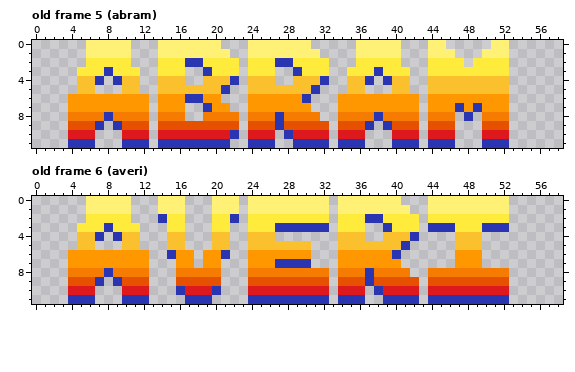
Edited in one commit: pixel-art file (assets/ui/names.aseprite). The first picture shows the starting point.
59x12 pixels, 7 frames. Shown: old frame 5 (abram), old frame 6 (averi). The commit also changed other frames, which this record leaves out.
After:
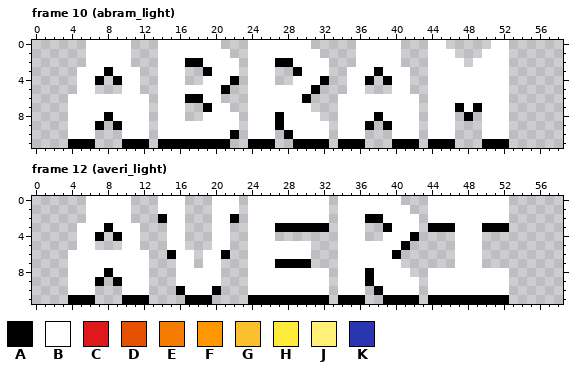
Palette (. is transparent): A #000000  B #ffffff  C #dd191d  D #e65100  E #f57c00  F #ff9800  G #fbc02d  H #ffeb3b  J #fff176  K #2a36b1
A new or re-ordered frame is compared with the old frame closest to it.
From old to new:
frames 7 -> 13
--- frame 10 (abram_light) is new; against old frame 5 (abram)
@@ x 0..58 @@
- 0 ......JJJJJ...JJJJJJJ...JJJJJJJ.....JJJJJ...JJ.....JJ......
- 1 ......JJJJJ...JJJJJJJJ..JJJJJJJJ....JJJJJ...JJJ...JJJ......
- 2 ......HHHHH...HHHKKHHHH.HHHKKHHHH...HHHHH...HHHH.HHHH......
- 3 .....HHHKHHH..HHH..KHHH.HHH..KHHH..HHHKHHH..HHHHHHHHH......
- 4 .....GGK.KGG..GGG..GGGK.GGG..GGGK..GGK.KGG..GGGGGGGGG......
- 5 .....GG...GG..GGGGGGGK..GGGGGGGK...GG...GG..GGGGGGGGG......
- 6 ....FFFFFFFFF.FFFKKFF...FFFFFFK...FFFFFFFFF.FFFFFFFFF......
- 7 ....FFFFFFFFF.FFF..KFF..FFFFFFF...FFFFFFFFF.FFFKFKFFF......
- 8 ....EEEEKEEEE.EEE..EEEE.EEEKEEEE..EEEEKEEEE.EEE.K.EEE......
- 9 ....DDDK.KDDD.DDDDDDDDD.DDDKDDDDD.DDDK.KDDD.DDD...DDD......
-10 ....CCC...CCC.CCCCCCCCK.CCC.KCCCC.CCC...CCC.CCC...CCC......
-11 ....KKK...KKK.KKKKKKKK..KKK..KKKK.KKK...KKK.KKK...KKK......
+ 0 ......BBBBB...BBBBBBB...BBBBBBB.....BBBBB...BB.....BB......
+ 1 ......BBBBB...BBBBBBBB..BBBBBBBB....BBBBB...BBB...BBB......
+ 2 ......BBBBB...BBBAABBBB.BBBAABBBB...BBBBB...BBBB.BBBB......
+ 3 .....BBBABBB..BBB..ABBB.BBB..ABBB..BBBABBB..BBBBBBBBB......
+ 4 .....BBA.ABB..BBB..BBBA.BBB..BBBA..BBA.ABB..BBBBBBBBB......
+ 5 .....BB...BB..BBBBBBBA..BBBBBBBA...BB...BB..BBBBBBBBB......
+ 6 ....BBBBBBBBB.BBBAABB...BBBBBBA...BBBBBBBBB.BBBBBBBBB......
+ 7 ....BBBBBBBBB.BBB..ABB..BBBBBBB...BBBBBBBBB.BBBABABBB......
+ 8 ....BBBBABBBB.BBB..BBBB.BBBABBBB..BBBBABBBB.BBB.A.BBB......
+ 9 ....BBBA.ABBB.BBBBBBBBB.BBBABBBBB.BBBA.ABBB.BBB...BBB......
+10 ....BBB...BBB.BBBBBBBBA.BBB.ABBBB.BBB...BBB.BBB...BBB......
+11 ....AAA...AAA.AAAAAAAA..AAA..AAAA.AAA...AAA.AAA...AAA......
--- frame 12 (averi_light) is new; against old frame 6 (averi)
@@ x 0..58 @@
- 0 ......JJJJJ...JJJ...JJJ.JJJJJJJJJ.JJJJJJJ...JJJJJJJJJ......
- 1 ......JJJJJ...JJJ...JJJ.JJJJJJJJJ.JJJJJJJJ..JJJJJJJJJ......
- 2 ......HHHHH...KHH...HHK.HHHHHHHHH.HHHKKHHHH.HHHHHHHHH......
- 3 .....HHHKHHH...HH...HH..HHHKKKKKK.HHH..KHHH.KKKHHHKKK......
- 4 .....GGK.KGG...GG...GG..GGG.......GGG..GGGK....GGG.........
- 5 .....GG...GG...GG...GG..GGGGGGG...GGGGGGGK.....GGG.........
- 6 ....FFFFFFFFF..KFF.FFK..FFFFFFF...FFFFFFK......FFF.........
- 7 ....FFFFFFFFF...FF.FF...FFFKKKK...FFFFFFF......FFF.........
- 8 ....EEEEKEEEE...EEEEE...EEEEEEEEE.EEEKEEEE..EEEEEEEEE......
- 9 ....DDDK.KDDD...DDDDD...DDDDDDDDD.DDDKDDDDD.DDDDDDDDD......
-10 ....CCC...CCC...KCCCK...CCCCCCCCC.CCC.KCCCC.CCCCCCCCC......
-11 ....KKK...KKK....KKK....KKKKKKKKK.KKK..KKKK.KKKKKKKKK......
+ 0 ......BBBBB...BBB...BBB.BBBBBBBBB.BBBBBBB...BBBBBBBBB......
+ 1 ......BBBBB...BBB...BBB.BBBBBBBBB.BBBBBBBB..BBBBBBBBB......
+ 2 ......BBBBB...ABB...BBA.BBBBBBBBB.BBBAABBBB.BBBBBBBBB......
+ 3 .....BBBABBB...BB...BB..BBBAAAAAA.BBB..ABBB.AAABBBAAA......
+ 4 .....BBA.ABB...BB...BB..BBB.......BBB..BBBA....BBB.........
+ 5 .....BB...BB...BB...BB..BBBBBBB...BBBBBBBA.....BBB.........
+ 6 ....BBBBBBBBB..ABB.BBA..BBBBBBB...BBBBBBA......BBB.........
+ 7 ....BBBBBBBBB...BB.BB...BBBAAAA...BBBBBBB......BBB.........
+ 8 ....BBBBABBBB...BBBBB...BBBBBBBBB.BBBABBBB..BBBBBBBBB......
+ 9 ....BBBA.ABBB...BBBBB...BBBBBBBBB.BBBABBBBB.BBBBBBBBB......
+10 ....BBB...BBB...ABBBA...BBBBBBBBB.BBB.ABBBB.BBBBBBBBB......
+11 ....AAA...AAA....AAA....AAAAAAAAA.AAA..AAAA.AAAAAAAAA......
